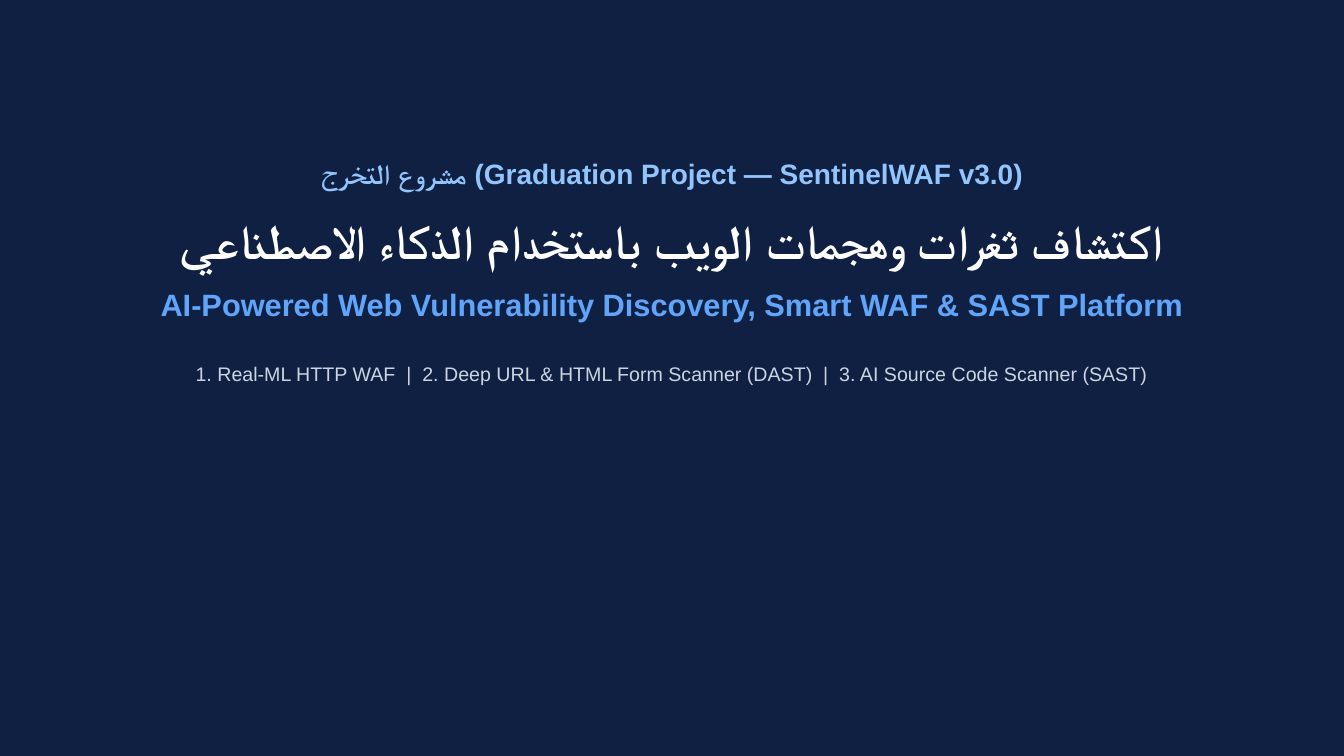
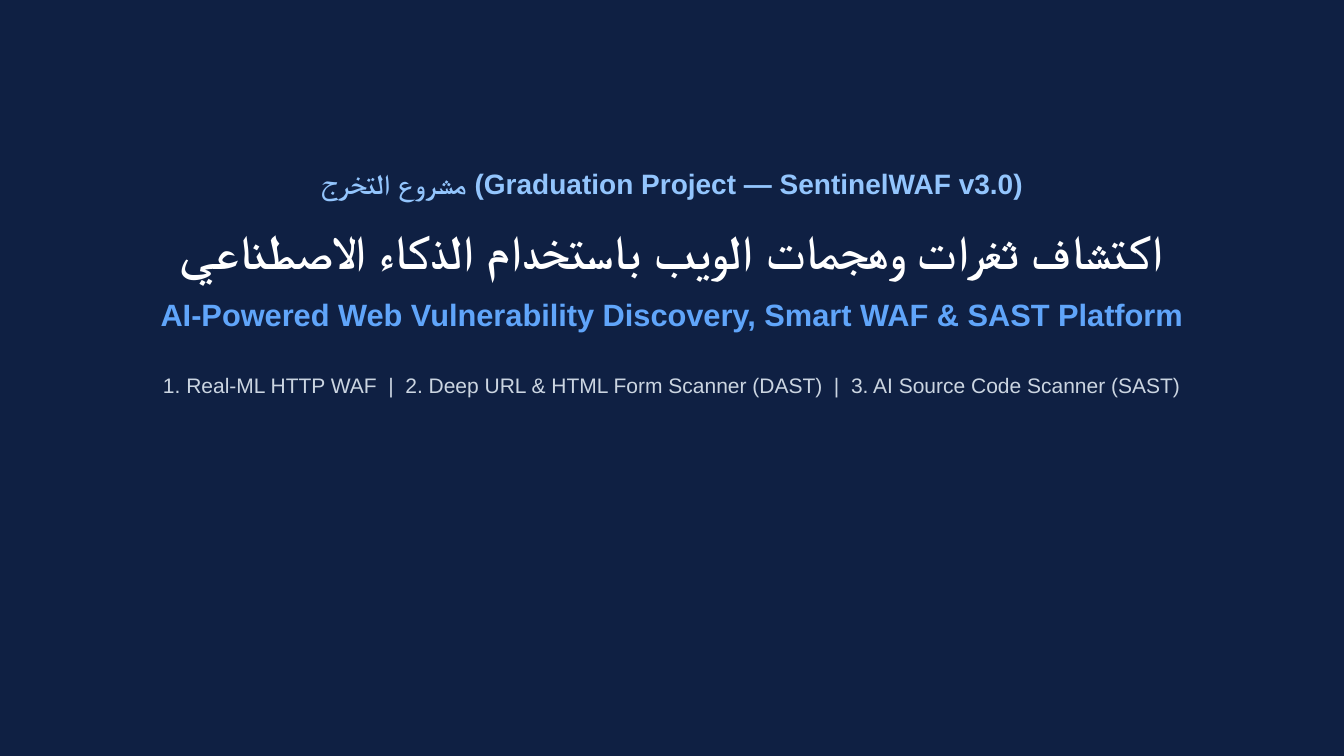
Before and after one commit to mohammadzaraa41-ai/ai-waf-detector, a slide deck: slide 1 of docs/Graduation_Project_Presentation_AR_EN.pptx. Drawn at 1344x756 pixels with LibreOffice and Linux fonts; fonts in the diff are those of the drawing. Boxes give left, top, right and bottom in pixels: in the first picture for what was removed or moved away, otherwise in the second. Text is boxed around its words. In the diff, an @@ line names an element or a change of style, - is before the commit and + after.

Commit message:
fix(i18n): ensure 100% pure English in EN mode, API URL scanner & add EN-Only Word/PPTX reports

```diff
--- a/docs/Graduation_Project_Presentation_AR_EN.pptx
+++ b/docs/Graduation_Project_Presentation_AR_EN.pptx
@@ text "مشروع التخرج (Graduation Project — ...": place and size @@
-text "مشروع التخرج (Graduation Project — ..." at [161, 163, 1183, 385]
+text "مشروع التخرج (Graduation Project — ..." at [161, 173, 1183, 397]
@@ text at [163, 377, 1180, 397]: size 14 to 15 pt in "1. Real-ML HTTP WAF | 2. Deep ..." @@
```
Also in this commit, not shown: 4 other slides changed, 11 other files.
